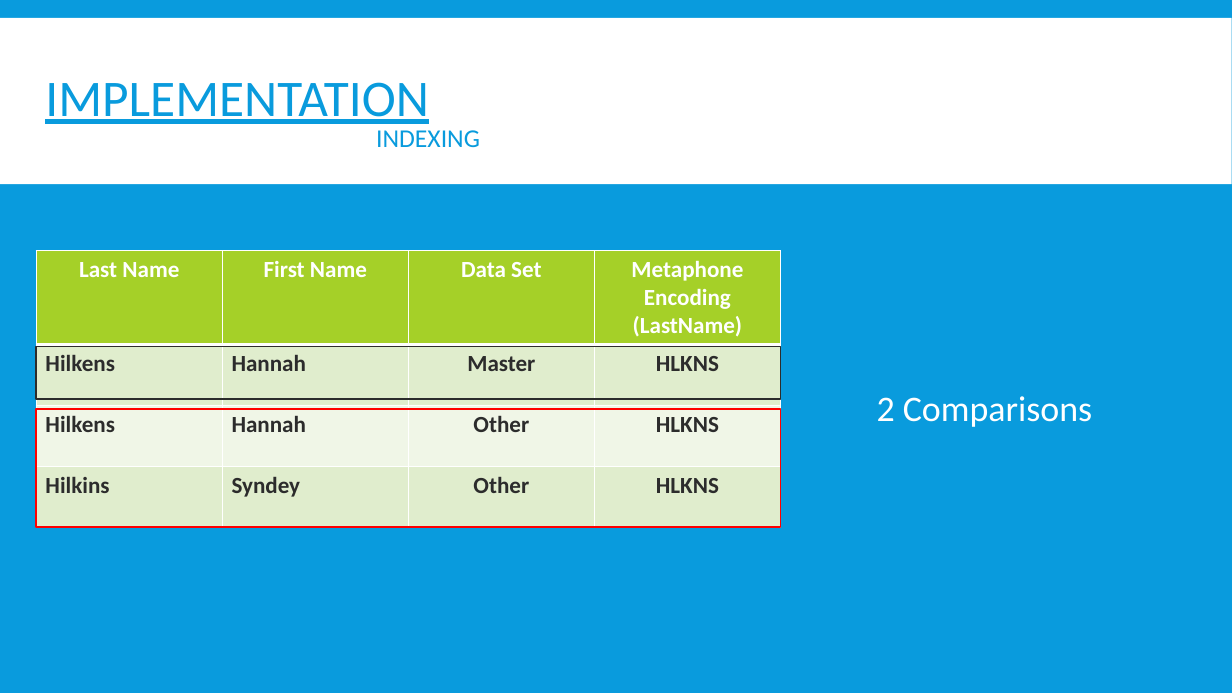
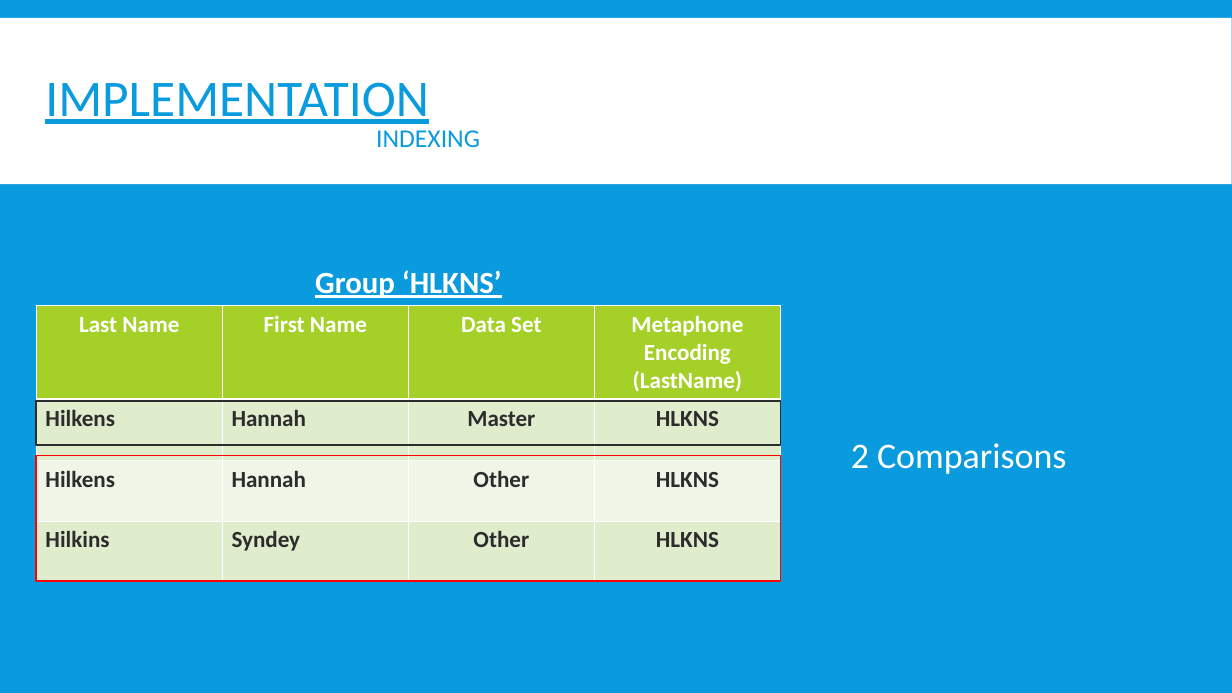
Before and after one commit to OryGregS/SeniorProject, a slide deck: slide 18 of docs/other/FuzzyRecordLinkage.pptx (slide 17 before the commit). Drawn at 1232x693 pixels with LibreOffice and Linux fonts; fonts in the diff are those of the drawing. Boxes give left, top, right and bottom in pixels: in the first picture for what was removed or moved away, otherwise in the second. Text is boxed around its words. In the diff, an @@ line names an element or a change of style, - is before the commit and + after.

```diff
--- a/docs/other/FuzzyRecordLinkage.pptx
+++ b/docs/other/FuzzyRecordLinkage.pptx
@@ text added at <box>315,270,502,298</box>, 24 pt, text #FFFFFF, bold, underline @@
+Group ‘HLKNS’
@@ table: place and size @@
-table at <box>36,250,779,527</box>
+table at <box>36,306,779,582</box>
@@ rectangle: place and size @@
-rectangle at <box>36,347,781,399</box>
+rectangle at <box>36,401,781,445</box>
@@ text "2 Comparisons": place and size @@
-text "2 Comparisons" at <box>877,396,1092,427</box>
+text "2 Comparisons" at <box>851,443,1066,474</box>
@@ rectangle: place and size @@
-rectangle at <box>36,409,781,527</box>
+rectangle at <box>36,456,781,581</box>
```
Also in this commit, not shown: 11 other slides changed, 2 other files.
